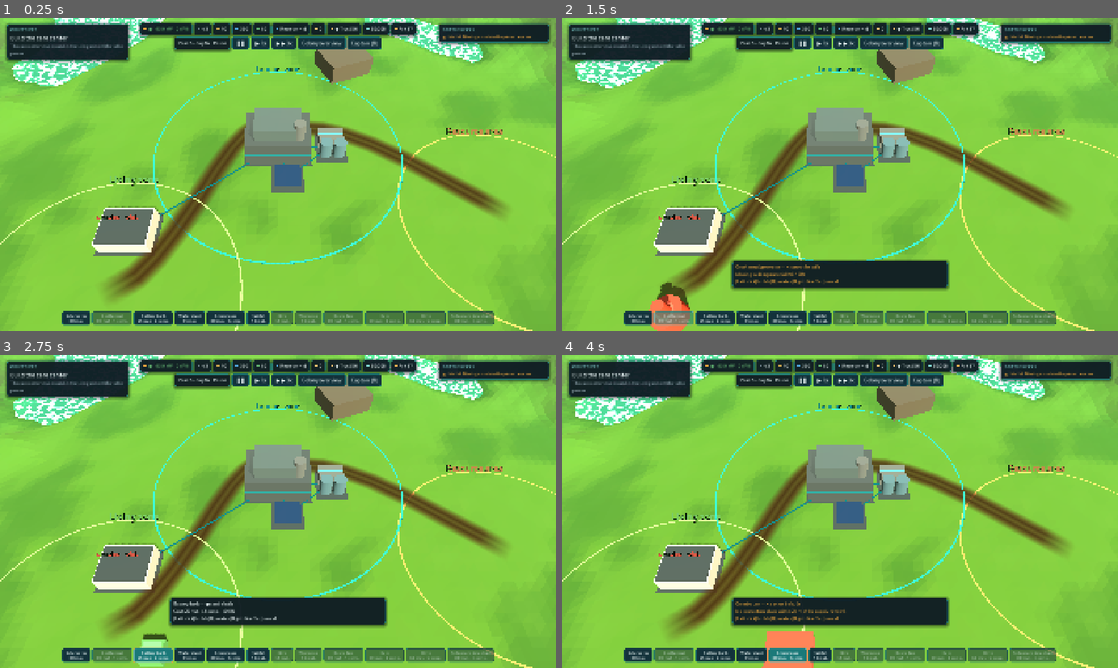
Above: before the commit, frames 1-4 (two rows, left to right).
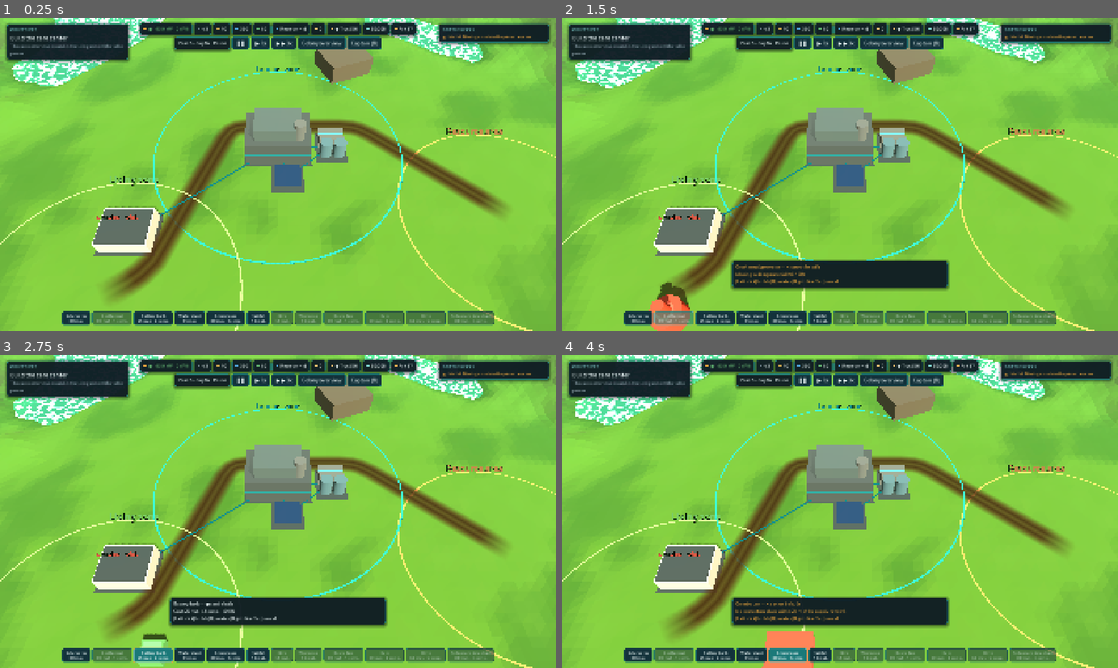
Above: after the commit, the same moments.

Repository: sebastianlistfeirup/GENESISARK
Game: Godot game, scene res://scenes/colony/colony.tscn
Two runs of this game, one before a commit and one after it. Both use one fixed random seed, a clock stepped at 60 frames per second and the inputs below. This scene is started directly instead of the project's main scene.
Inputs:
- Up to frame 1 (0.25 s): no input
- Up to frame 2 (1.5 s): click "Solar array 30 mat." at 0.5 s; click "Geothermal 60 mat. · 4 comp." at 1.25 s
- Up to frame 3 (2.75 s): click "Battery bank 25 mat. · 2 comp." at 2 s
- Up to frame 4 (4 s): click "Water plant 35 mat." at 2.75 s; click "Greenhouse 30 mat. · 1 comp." at 3.5 s

The runs differ from the first frame. In frame 1, 3.5% of the frame differs, in the area x 28-88%, y 32-76%; in frame 2, 3.5%; in frame 3, 3.5%; in frame 4, 3.5%.

Commit message:
Colony walkers: exact clearance routing, corner rounding that never cuts into buildings, tubes solid, roads avoid tubes
Grid keeps 1.15 m off footprints; string pulling and corner rounding are
checked against footprints, corridor tubes and kept props with a 0.45 m
body (Chaikin used to pull routes into building corners). Roads prefer to
go around tubes and fade out under platforms; night worlds can light road
edges (road_markers) and glow the track.

Co-Authored-By: Claude Opus 5.5 <noreply@anthropic.com>

Diff:
--- a/scripts/runtime/colony/colony_paths.gd
+++ b/scripts/runtime/colony/colony_paths.gd
@@ -6,12 +6,22 @@
 ## to cross, roads are cheap. Rebuilt when the building set changes. Never
 ## consulted by the domain.
 
+## Walkers keep this far from footprints, tubes and props (body radius + a hand).
+const WALKER_R := 0.45
+## Grid cells whose centre is this close to a footprint are solid, so every grid
+## vertex already stands clear of the walls (string pulling never hugs a corner).
+const FOOT_GROW := 1.15
+
 var cell := 2.0
 var half := 108.0
 var grid := AStarGrid2D.new()
 var roads: Array[PackedVector2Array] = []
+## Exact obstacles for walkers (footprints, tubes outside road crossings, blocked
+## zones, kept props): every straight leg of a route is tested against it.
+var walk_clear := ColonyClearance.new()
 var _n := 0
 var _reach := PackedByteArray()  # 1 = connected to the open map (no walled-in courtyards)
+var _tubes: Array = []  # [Vector2 a, Vector2 b] corridor tubes (solid once the roads are laid)
 
 
 func build(gs: GameState, site: Dictionary, corridor_segments: Array, map_size: float) -> void:
@@ -26,17 +36,74 @@
 	grid.default_estimate_heuristic = AStarGrid2D.HEURISTIC_OCTILE
 	grid.update()
 	grid.fill_weight_scale_region(grid.region, 1.6)
+	walk_clear = ColonyClearance.new()
 	for b: Dictionary in gs.colony.buildings:
 		var def := GameSession.content.building(str(b["def_id"]))
-		_mark_rect(ColonySimulation.rect_for(def, float(b["x"]), float(b["z"]), int(b.get("rot", 0))).grow(0.7))
+		var rect := ColonySimulation.rect_for(def, float(b["x"]), float(b["z"]), int(b.get("rot", 0)))
+		_weight_rect(rect.grow(FOOT_GROW + 1.6), 2.6)  # roads keep a little off the platforms
+		_mark_rect(rect.grow(FOOT_GROW))
+		walk_clear.add_rect(rect, int(b["id"]))
 	for bz: Dictionary in DictUtil.get_arr(site, "blocked"):
 		var c: Array = DictUtil.get_arr(bz, "center")
 		var r := DictUtil.get_float(bz, "radius") + 1.0
 		_mark_rect(Rect2(Vector2(float(c[0]), float(c[1])) - Vector2(r, r), Vector2(r, r) * 2.0))
+		walk_clear.add_segment(Vector2(float(c[0]), float(c[1])), Vector2(float(c[0]), float(c[1])), r - 0.5)
+	_tubes = corridor_segments
 	for sg: Array in corridor_segments:
 		_weight_segment(sg[0], sg[1], 2.0, 4.0)
 	_flood()
 	_build_roads(site)
+	_solidify_tubes()
+	_flood()
+
+
+## Once the roads are laid, corridor tubes become walls for walkers except where
+## a road crosses them (the tube is opened there, see crossings()).
+func _solidify_tubes() -> void:
+	var tube_half := ColonyCorridors.WIDTH * 0.5
+	for sg: Array in _tubes:
+		var a: Vector2 = sg[0]
+		var b: Vector2 = sg[1]
+		var steps := maxi(1, int(a.distance_to(b) / 0.8))
+		for i: int in steps:
+			var p := a.lerp(b, (i + 0.5) / steps)
+			var q := a.lerp(b, float(i + 1) / steps)
+			var o := a.lerp(b, float(i) / steps)
+			if _near_road(p, 2.4):
+				continue
+			walk_clear.add_segment(o, q, tube_half)
+		var rr := int(ceil((tube_half + 1.0) / cell)) + 1
+		var n := maxi(1, int(a.distance_to(b) / (cell * 0.5)))
+		for i: int in n + 1:
+			var c := to_cell(a.lerp(b, float(i) / n))
+			for dx: int in range(-rr, rr + 1):
+				for dy: int in range(-rr, rr + 1):
+					var q := c + Vector2i(dx, dy)
+					if not grid.region.has_point(q) or grid.is_point_solid(q):
+						continue
+					var w := to_world(q)
+					if Geometry2D.get_closest_point_to_segment(w, a, b).distance_to(w) < tube_half + 0.75 and not _near_road(w, 2.0):
+						grid.set_point_solid(q, true)
+
+
+func _near_road(p: Vector2, d: float) -> bool:
+	for rd: PackedVector2Array in roads:
+		for i: int in range(1, rd.size()):
+			if Geometry2D.get_closest_point_to_segment(p, rd[i - 1], rd[i]).distance_to(p) < d:
+				return true
+	return false
+
+
+## Where a road passes through a corridor tube: [Vector2 point] (the scene opens the tube there).
+func crossings() -> Array:
+	var out: Array = []
+	for sg: Array in _tubes:
+		for rd: PackedVector2Array in roads:
+			for i: int in range(1, rd.size()):
+				var hit: Variant = Geometry2D.segment_intersects_segment(sg[0], sg[1], rd[i - 1], rd[i])
+				if hit != null:
+					out.append(hit)
+	return out
 
 
 ## Props become obstacles for walkers (roads stay open), then reachability is redone.
@@ -51,6 +118,7 @@
 				var c := Vector2i(x, y)
 				if to_world(c).distance_to(p) <= r and grid.get_point_weight_scale(c) > 1.0:
 					grid.set_point_solid(c, true)
+		walk_clear.add_segment(p, p, float(d[1]))
 	_flood()
 
 
@@ -123,10 +191,45 @@
 	var pts := PackedVector2Array()
 	for id: Vector2i in ids:
 		pts.append(to_world(id))
-	pts = _pull(pts)
 	pts[0] = fa
 	pts[pts.size() - 1] = fb
-	return _chaikin(pts, 2)
+	pts = _pull(pts)
+	return _round_corners(_round_corners(pts))
+
+
+## Corner rounding that never cuts into an obstacle: each corner is replaced by
+## a short chord only when that chord is clear for a walker (Chaikin used to
+## pull the path into the inside of every turn, i.e. into the building corner).
+func _round_corners(pts: PackedVector2Array) -> PackedVector2Array:
+	if pts.size() < 3:
+		return pts
+	var out := PackedVector2Array([pts[0]])
+	for i: int in range(1, pts.size() - 1):
+		var p := pts[i]
+		var a := pts[i - 1]
+		var b := pts[i + 1]
+		var done := false
+		for f: float in [0.25, 0.12]:
+			var ca := p.move_toward(a, minf(p.distance_to(a) * f, 2.0))
+			var cb := p.move_toward(b, minf(p.distance_to(b) * f, 2.0))
+			if _walk_clear(ca, cb):
+				out.append(ca)
+				out.append(cb)
+				done = true
+				break
+		if not done:
+			out.append(p)
+	out.append(pts[pts.size() - 1])
+	return out
+
+
+## A straight walk from a to b keeps WALKER_R off every footprint, tube and prop.
+func _walk_clear(a: Vector2, b: Vector2) -> bool:
+	var steps := maxi(1, int(a.distance_to(b) / 0.35))
+	for i: int in steps + 1:
+		if walk_clear.blocked(a.lerp(b, float(i) / steps), WALKER_R):
+			return false
+	return true
 
 
 ## Where people step out of a building: the middle of the footprint side that
@@ -158,6 +261,16 @@
 				grid.set_point_solid(Vector2i(x, y), true)
 
 
+func _weight_rect(r: Rect2, w: float) -> void:
+	var a := to_cell(r.position)
+	var b := to_cell(r.end)
+	for x: int in range(a.x, b.x + 1):
+		for y: int in range(a.y, b.y + 1):
+			var c := Vector2i(x, y)
+			if r.has_point(to_world(c)) and not grid.is_point_solid(c):
+				grid.set_point_weight_scale(c, maxf(grid.get_point_weight_scale(c), w))
+
+
 func _weight_segment(a: Vector2, b: Vector2, half_w: float, w: float) -> void:
 	var steps := maxi(1, int(a.distance_to(b) / (cell * 0.5)))
 	for i: int in steps + 1:
@@ -184,11 +297,53 @@
 		var c: Array = DictUtil.get_arr(ds.get(k, {}), "center")
 		if c.size() != 2:
 			continue
-		var pts := route(land, Vector2(float(c[0]), float(c[1])))
+		# Prefer a road that goes around the corridor tubes; only when that
+		# detour is much longer does it cross one (the tube opens a gate there).
+		var target := Vector2(float(c[0]), float(c[1]))
+		var pts := _route_around_tubes(land, target)
+		var direct := route(land, target)
+		if pts.size() < 2 or (direct.size() >= 2 and _length(pts) > _length(direct) * 1.5 + 12.0):
+			pts = direct
 		if pts.size() >= 2:
 			roads.append(pts)
 			for i: int in range(1, pts.size()):
 				_weight_segment(pts[i - 1], pts[i], 1.5, 0.6)
+
+
+## A route with every corridor tube made solid for the moment.
+func _route_around_tubes(a: Vector2, b: Vector2) -> PackedVector2Array:
+	var set_cells: Array[Vector2i] = []
+	var reach := int(ceil((ColonyCorridors.WIDTH * 0.5 + 1.0) / cell)) + 1
+	for sg: Array in _tubes:
+		var sa: Vector2 = sg[0]
+		var sb: Vector2 = sg[1]
+		var n := maxi(1, int(sa.distance_to(sb) / (cell * 0.5)))
+		for i: int in n + 1:
+			var c := to_cell(sa.lerp(sb, float(i) / n))
+			for dx: int in range(-reach, reach + 1):
+				for dy: int in range(-reach, reach + 1):
+					var q := c + Vector2i(dx, dy)
+					if not grid.region.has_point(q) or grid.is_point_solid(q):
+						continue
+					var w := to_world(q)
+					if Geometry2D.get_closest_point_to_segment(w, sa, sb).distance_to(w) < ColonyCorridors.WIDTH * 0.5 + 0.75:
+						grid.set_point_solid(q, true)
+						set_cells.append(q)
+	if set_cells.is_empty():
+		return route(a, b)
+	_flood()
+	var r := route(a, b)
+	for q: Vector2i in set_cells:
+		grid.set_point_solid(q, false)
+	_flood()
+	return r
+
+
+static func _length(pts: PackedVector2Array) -> float:
+	var t := 0.0
+	for i: int in range(1, pts.size()):
+		t += pts[i - 1].distance_to(pts[i])
+	return t
 
 
 ## String pulling: drop grid points while the straight line stays walkable.
@@ -213,7 +368,7 @@
 		var c := to_cell(a.lerp(b, float(i) / steps))
 		if grid.is_point_solid(c) or grid.get_point_weight_scale(c) > 3.0:
 			return false
-	return true
+	return _walk_clear(a, b)
 
 
 static func _chaikin(pts: PackedVector2Array, iterations: int) -> PackedVector2Array:
@@ -253,7 +408,11 @@
 
 
 ## A soft-edged dirt ribbon draped on the terrain along a polyline.
-static func road_mesh(pts: PackedVector2Array, terrain: TerrainBuilder, col: Color, width: float, shoulder: float) -> MeshInstance3D:
+## `under`: footprints (rects only); the ribbon fades out within `under_grow` of
+## them, so a road meets a building platform instead of being painted over it.
+## `glow`: emission strength (night worlds, the track stays readable in the dark).
+static func road_mesh(pts: PackedVector2Array, terrain: TerrainBuilder, col: Color, width: float, shoulder: float,
+		under: ColonyClearance = null, under_grow: float = 0.0, glow: float = 0.0) -> MeshInstance3D:
 	var st := SurfaceTool.new()
 	st.begin(Mesh.PRIMITIVE_TRIANGLES)
 	var dense := PackedVector2Array()
@@ -281,6 +440,13 @@
 			var p: Vector2 = dense[i] + nrm * float(offs[k])
 			row.append(Vector3(p.x, surface_y(terrain, p.x, p.y) + 0.1, p.y))
 		rows.append(row)
+	var hidden: Array = []  # [row][col] -> true where the ribbon passes under a platform
+	for i: int in rows.size():
+		var hr: Array = []
+		for k: int in cols:
+			var v3: Vector3 = rows[i][k]
+			hr.append(under != null and under.blocked(Vector2(v3.x, v3.z), under_grow, -1, true))
+		hidden.append(hr)
 	for i: int in range(1, rows.size()):
 		for k: int in cols - 1:
 			var a: Vector3 = rows[i - 1][k]
@@ -289,6 +455,8 @@
 			var d: Vector3 = rows[i][k + 1]
 			for v: Array in [[a, k, i - 1], [c, k, i], [b, k + 1, i - 1], [b, k + 1, i - 1], [c, k, i], [d, k + 1, i]]:
 				var taper := clampf(minf(dist[v[2]], total - dist[v[2]]) / 6.0, 0.0, 1.0)  # fade in/out at the ends
+				if hidden[v[2]][v[1]]:
+					taper = 0.0
 				var sh := float(shade[v[1]])
 				st.set_color(Color(col.r * sh, col.g * sh, col.b * sh, float(alphas[v[1]]) * taper))
 				st.set_normal(Vector3.UP)
@@ -300,6 +468,53 @@
 	m.transparency = BaseMaterial3D.TRANSPARENCY_ALPHA
 	m.roughness = 0.95
 	m.cull_mode = BaseMaterial3D.CULL_DISABLED
+	if glow > 0.0:
+		m.emission_enabled = true
+		m.emission = col
+		m.emission_energy_multiplier = glow
 	mi.material_override = m
 	mi.cast_shadow = GeometryInstance3D.SHADOW_CASTING_SETTING_OFF
 	return mi
+
+
+## Edge markers along a road: small studs on both shoulders every `every` metres
+## (one MultiMesh). Night worlds make them glow so the road reads in the dark.
+static func road_markers(pts: PackedVector2Array, terrain: TerrainBuilder, width: float, every: float, col: Color, energy: float,
+		under: ColonyClearance = null, keep_off: float = 0.0) -> MultiMeshInstance3D:
+	var xfs: Array = []
+	var total := 0.0
+	for i: int in range(1, pts.size()):
+		total += pts[i - 1].distance_to(pts[i])
+	var s := 3.0
+	while s < total - 3.0:
+		var at := ColonyLife._along(pts, s)
+		var p: Vector2 = at[0]
+		var n: Vector2 = (at[1] as Vector2).orthogonal()
+		for side: float in [-1.0, 1.0]:
+			var q := p + n * side * (width * 0.5 + 0.25)
+			if under != null and under.blocked(q, keep_off, -1, true):
+				continue
+			xfs.append(Transform3D(Basis(Vector3.UP, atan2(n.x, n.y)), Vector3(q.x, surface_y(terrain, q.x, q.y) + 0.06, q.y)))
+		s += every
+	var mmi := MultiMeshInstance3D.new()
+	if xfs.is_empty():
+		return mmi
+	var bm := BoxMesh.new()
+	bm.size = Vector3(0.26, 0.12, 0.12)
+	var mm := MultiMesh.new()
+	mm.transform_format = MultiMesh.TRANSFORM_3D
+	mm.mesh = bm
+	mm.instance_count = xfs.size()
+	for i: int in xfs.size():
+		mm.set_instance_transform(i, xfs[i])
+	mmi.multimesh = mm
+	var m := StandardMaterial3D.new()
+	m.albedo_color = col
+	m.emission_enabled = energy > 0.0
+	m.emission = col
+	m.emission_energy_multiplier = energy
+	m.roughness = 0.4
+	mmi.material_override = m
+	mmi.cast_shadow = GeometryInstance3D.SHADOW_CASTING_SETTING_OFF
+	mmi.visibility_range_end = 240.0
+	return mmi
